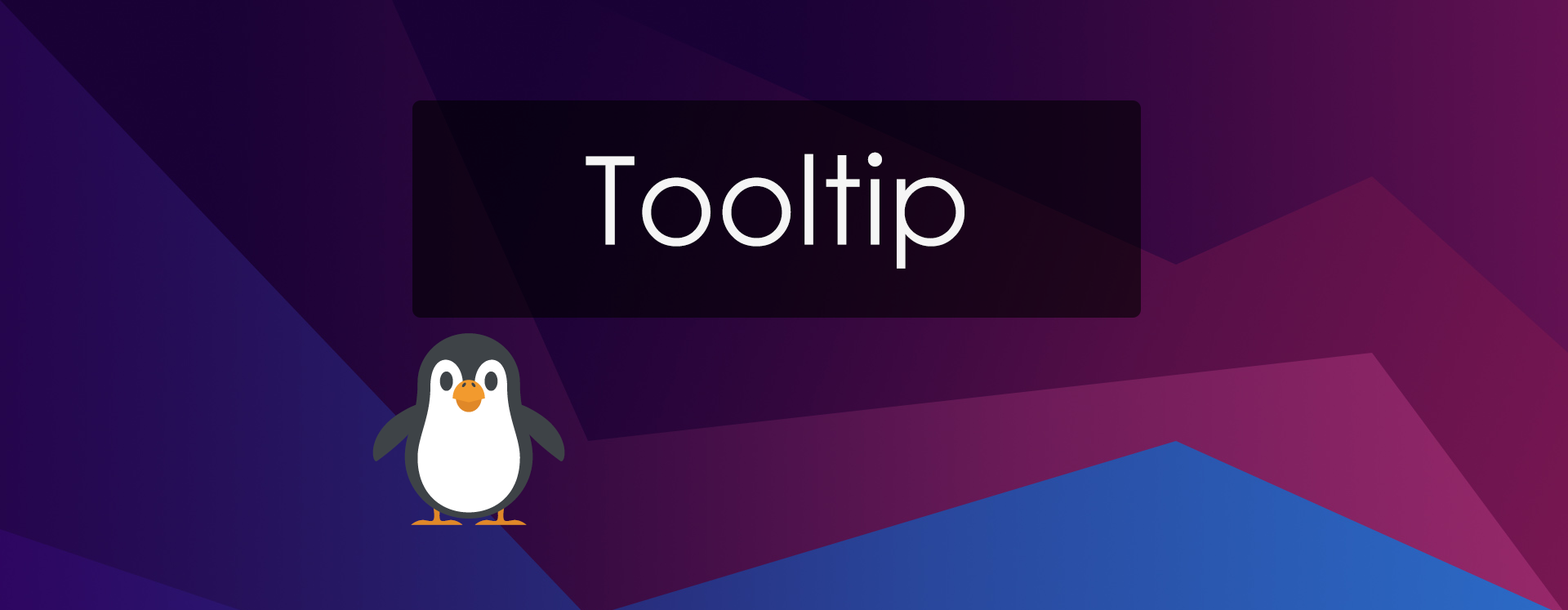
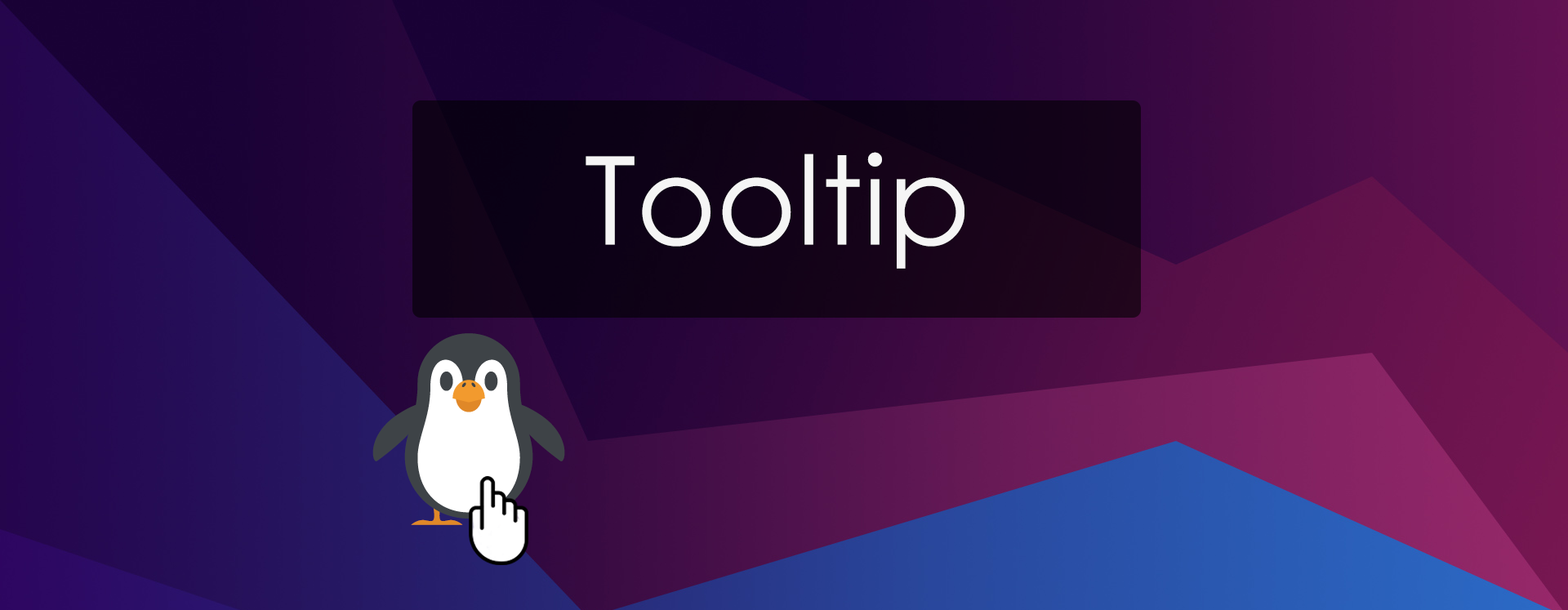
Layer changes from the first 1568 x 610 image to the second:
added layer "Layer 3" above "Rounded Rectangle 1" over [468, 476, 529, 566]
